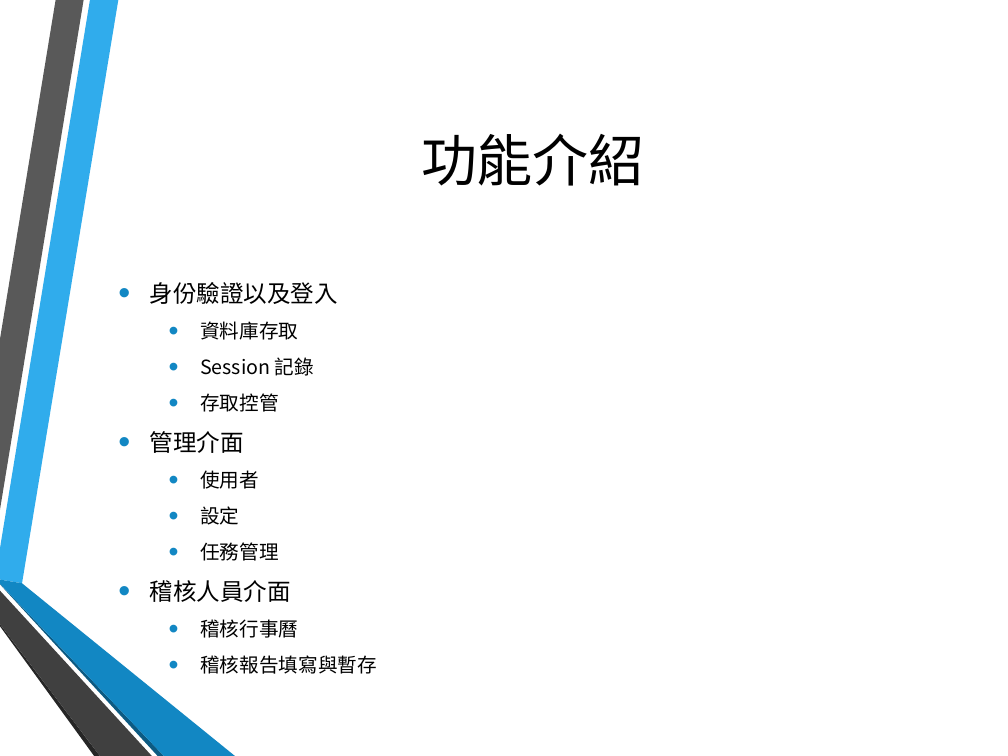
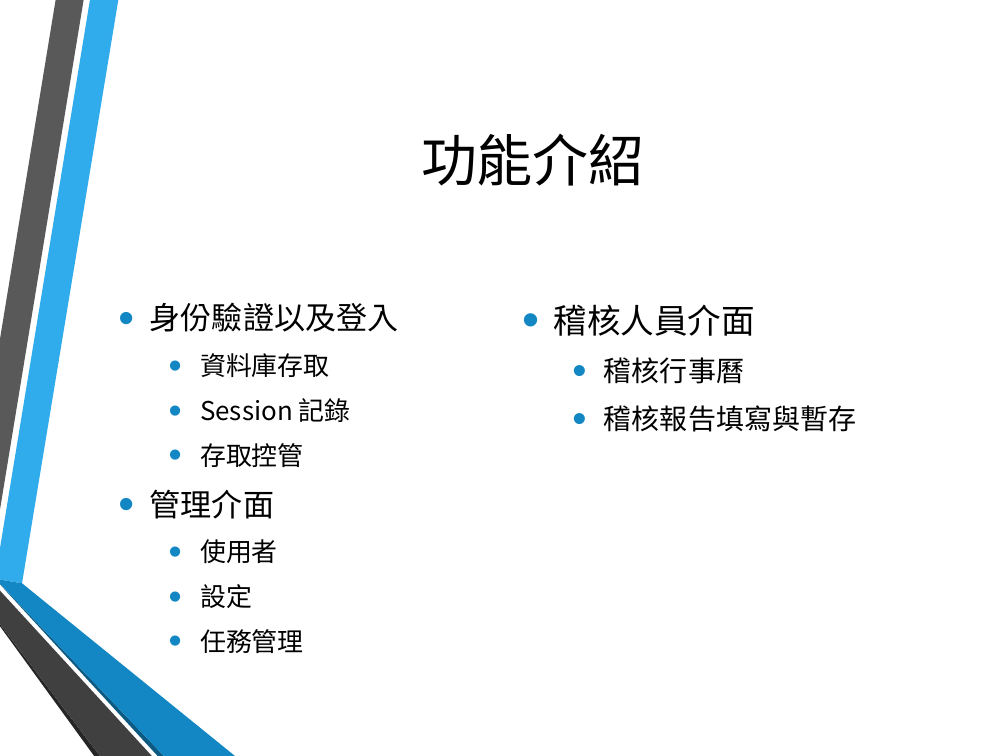
Before and after one commit to hsinewu/pia, a slide deck: slide 32 of Presentation/報告投影片.pptx. Drawn at 1008x756 pixels with LibreOffice and Linux fonts; fonts in the diff are those of the drawing; background and template pictures are left out. Boxes give left, top, right and bottom in pixels: in the first picture for what was removed or moved away, otherwise in the second. Text is boxed around its words. In the diff, an @@ line names an element or a change of style, - is before the commit and + after.

```diff
--- a/Presentation/報告投影片.pptx
+++ b/Presentation/報告投影片.pptx
@@ text "身份驗證以及登入" at bbox=[150, 302, 399, 653]: size 16.8 to 22.2 pt in "身份驗證以及登入", "管理介面"; size 14 to 18.5 pt in "資料庫存取", "Session 記錄", "存取控管", "使用者" and 2 more places; more space between paragraphs @@
@@ text added at bbox=[554, 304, 856, 432], 20 pt, text #000000 @@
+• 稽核人員介面
+  • 稽核行事曆
+  • 稽核報告填寫與暫存
@@ text at bbox=[150, 580, 377, 674]: paragraphs removed @@
-• 稽核人員介面
-  • 稽核行事曆
-  • 稽核報告填寫與暫存
```
Also in this commit, not shown: 3 other slides changed, 3 slides added, 2 slides removed.
